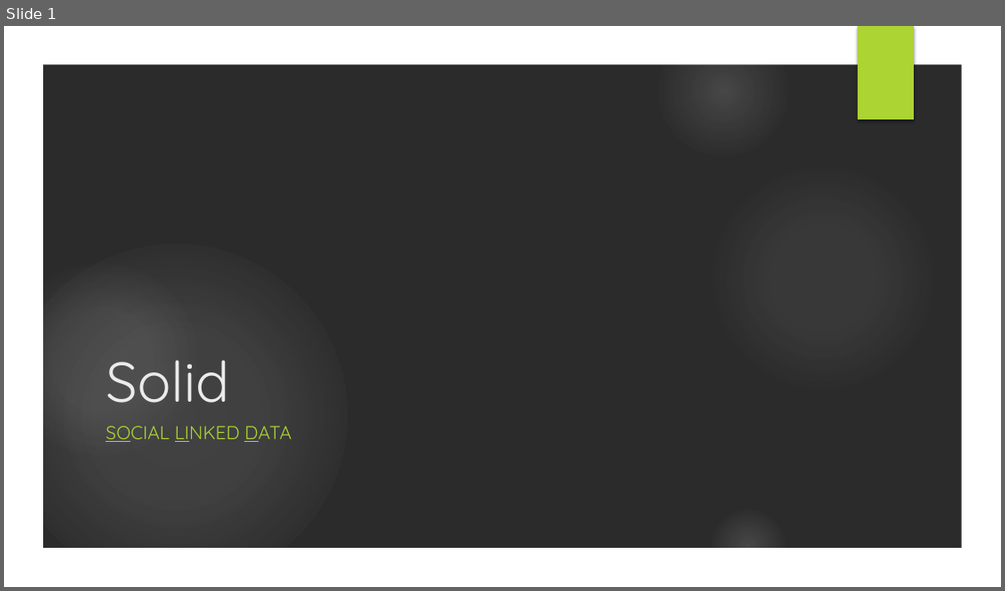
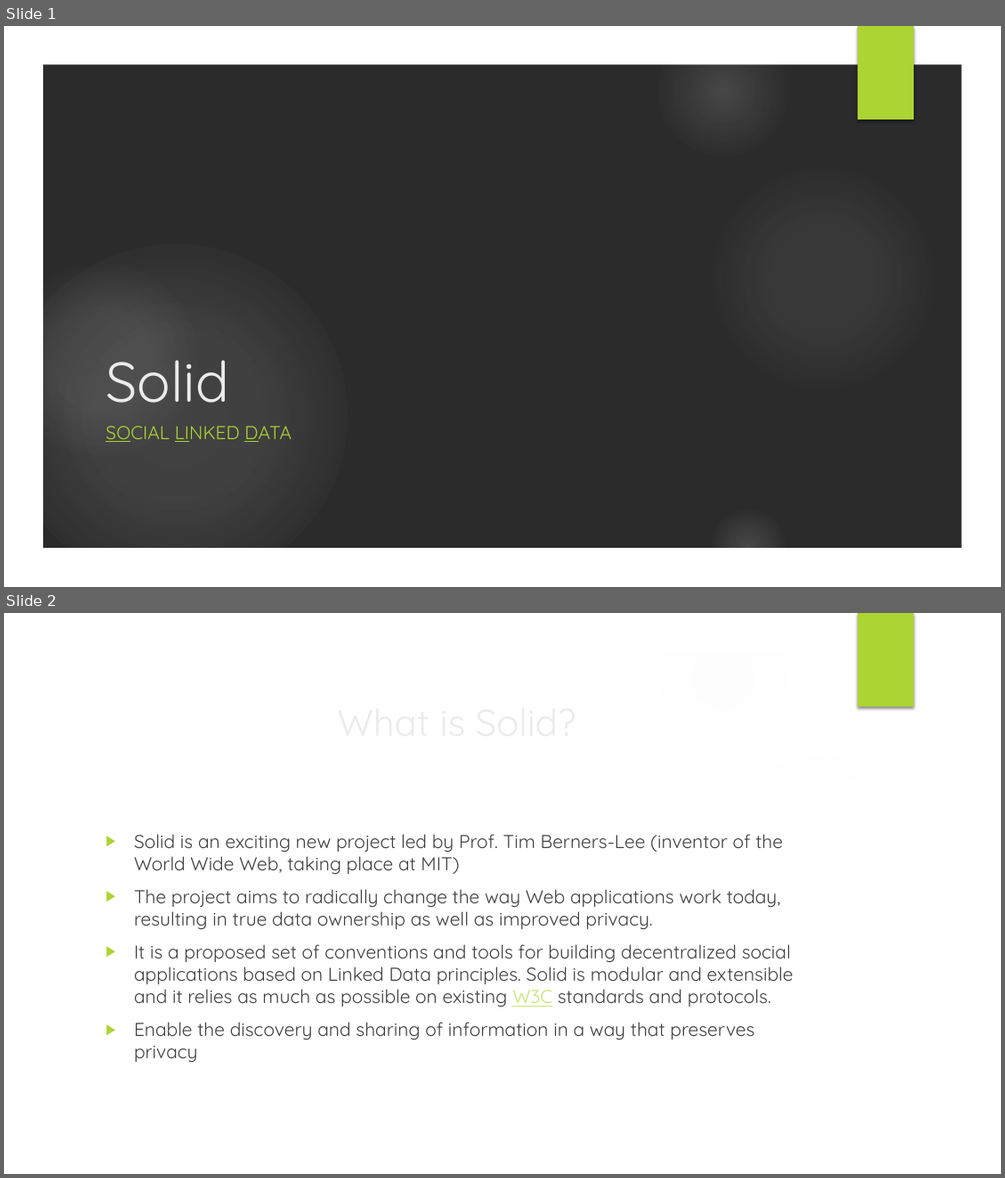
Before and after one commit to swakita14/RecNexus, a slide deck: Presentation/Solid.pptx. Shown one above the other, each under a label of ours: slide 1 before the commit, slides 1 and 2 after it. The pictures are 1005x591 and 1005x1178 pixels, drawn with LibreOffice and Linux fonts; fonts in the diff are those of the drawing; background and template pictures are left out; a plain dark background stands for a picture behind light text. Boxes give left, top, right and bottom in pixels: in the first picture for what was removed or moved away, otherwise in the second. Text is boxed around its words. In the diff, an @@ line names an element or a change of style, - is before the commit and + after.

Commit message:
added some slides

```diff
--- a/Presentation/Solid.pptx
+++ b/Presentation/Solid.pptx
@@ slide 2 added at <box>4,613,1001,1174</box>, background picture (left out); not listed: 7 template elements that a slide beside it also shows @@
@@ freeform shape added at <box>697,738,970,819</box>, fill #FFFFFF at 20% opacity @@
@@ freeform shape added at <box>41,765,963,1136</box>, fill #FFFFFF @@
@@ text added at <box>134,834,793,1062</box>, 18 pt, text #404040 @@
+▶ Solid is an exciting new project led by Prof. Tim Berners-Lee (inventor of the World Wide Web, taking place at MIT)
+▶ The project aims to radically change the way Web applications work today, resulting in true data ownership as well as improved privacy.
+▶ It is a proposed set of conventions and tools for building decentralized social applications based on Linked Data principles. Solid is modular and extensible and it relies as much as possible on existing W3C standards and protocols.
+▶ Enable the discovery and sharing of information in a way that preserves privacy
@@ title added at <box>180,835,567,981</box>, 36 pt, text #EBEBEB @@
+What is Solid?
```
Also in this commit, not shown: 8 other slides added.
